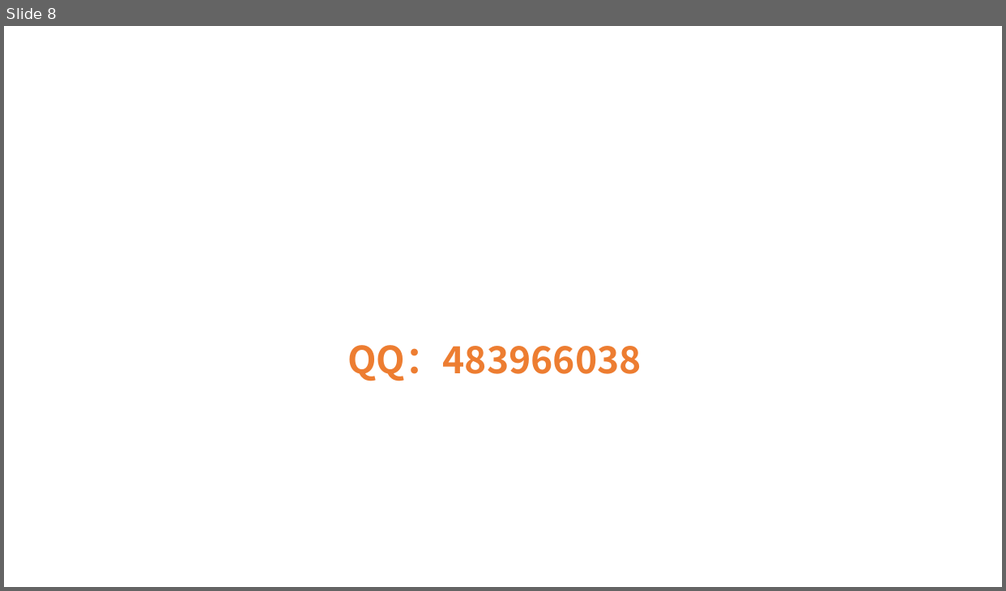
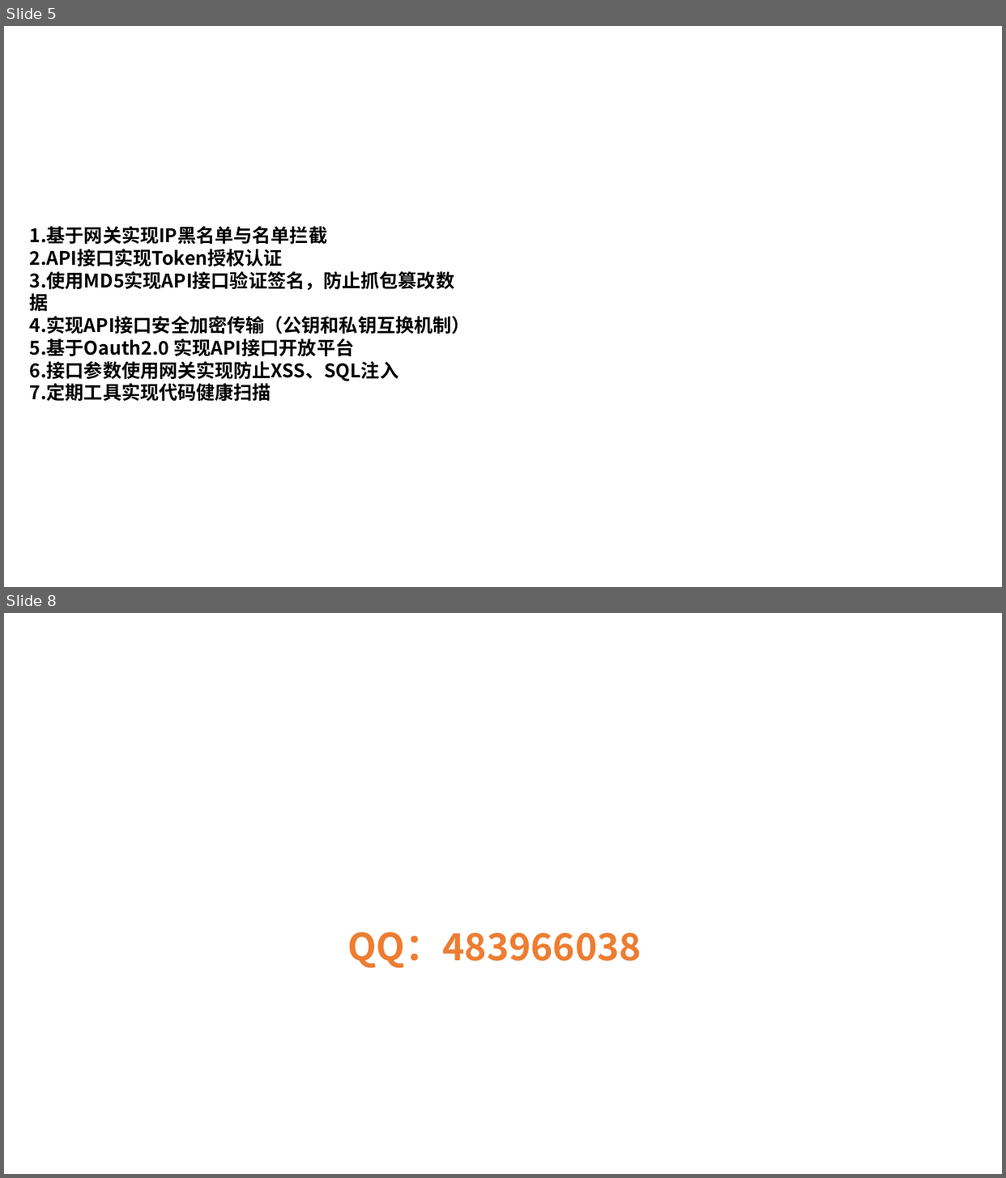
Before and after one commit to Aiden-Coding/java_learning, a slide deck: doc/PPT.pptx. Shown one above the other, each under a label of ours: slide 8 before the commit, slides 5 and 8 after it; the slides between them are not shown. The pictures are 1006x591 and 1006x1178 pixels, drawn with LibreOffice and Linux fonts; fonts in the diff are those of the drawing; background and template pictures are left out. Boxes give left, top, right and bottom in pixels: in the first picture for what was removed or moved away, otherwise in the second. Text is boxed around its words. In the diff, an @@ line names an element or a change of style, - is before the commit and + after.

```diff
--- a/doc/PPT.pptx
+++ b/doc/PPT.pptx
@@ slide 5 added at (4,26,1002,587), background picture (left out) @@
@@ text added at (22,66,938,109), 28 pt, text #FFFFFF, bold @@
+互联网安全架构平台设计
@@ text added at (30,226,471,401), 18 pt, text #000000, bold @@
+1.基于网关实现IP黑名单与名单拦截
+2.API接口实现Token授权认证
+3.使用MD5实现API接口验证签名，防止抓包篡改数据
+4.实现API接口安全加密传输（公钥和私钥互换机制）
+5.基于Oauth2.0 实现API接口开放平台
+6.接口参数使用网关实现防止XSS、SQL注入
+7.定期工具实现代码健康扫描
```
Also in this commit, not shown: 1 slide changed, 1 slide removed, 12 other files.
